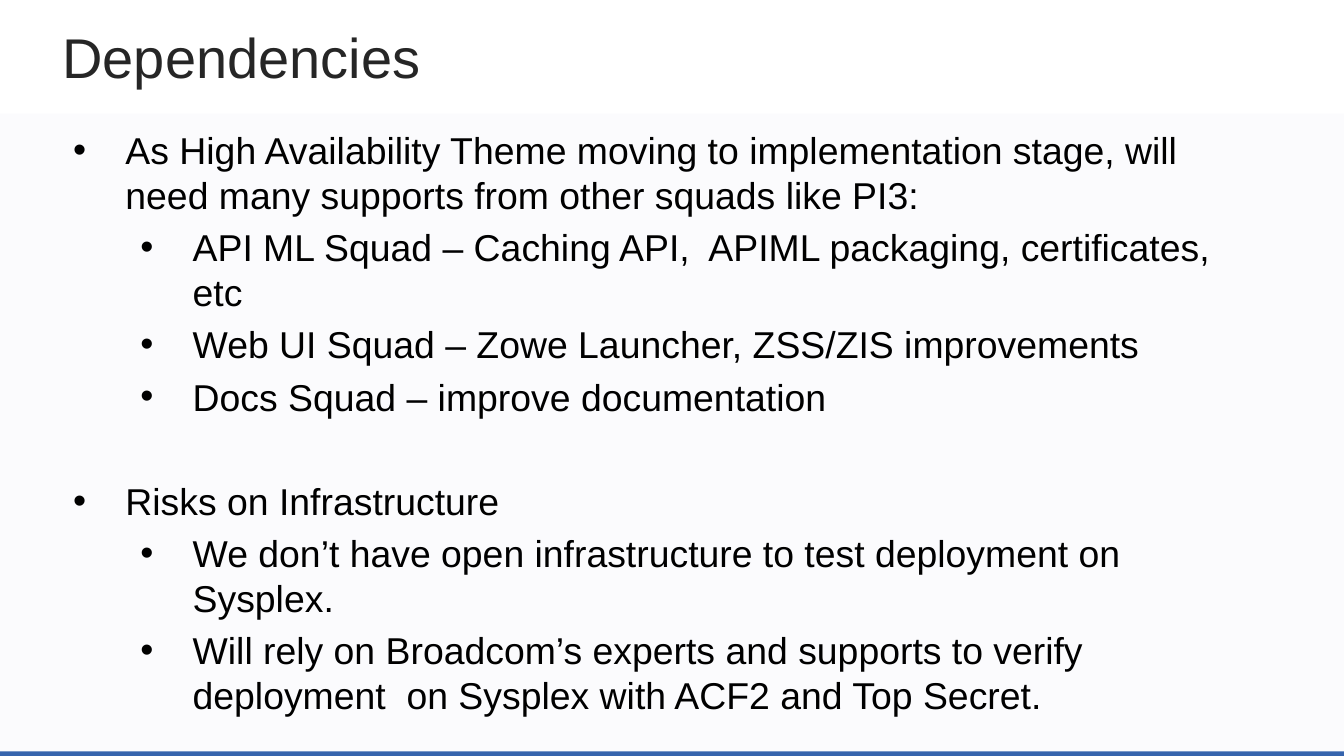
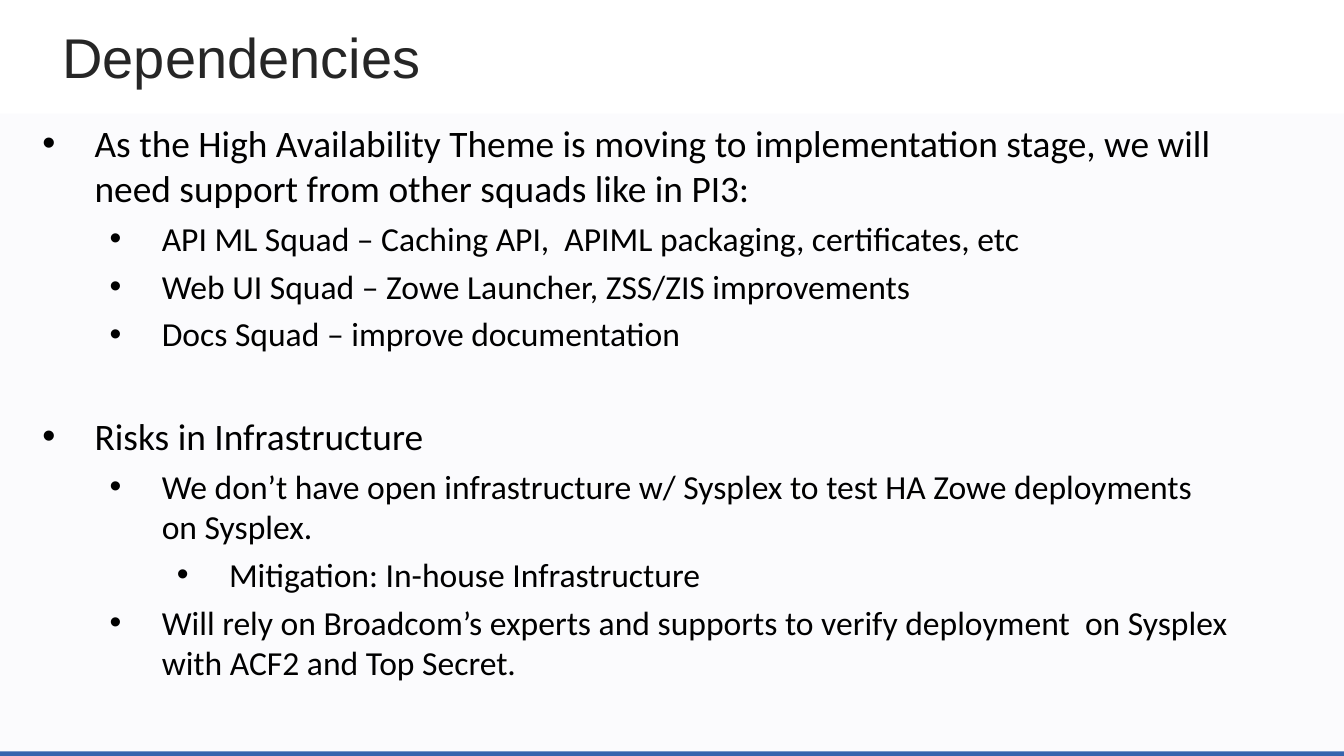
Before and after one commit to zowe/community, a slide deck: slide 12 of Project Management/PI Planning/20PI4 Planning/Zowe Community Squad Focus for 20PI4.pptx (slide 11 before the commit). Drawn at 1344x756 pixels with LibreOffice and Linux fonts; fonts in the diff are those of the drawing; background and template pictures are left out. Boxes give left, top, right and bottom in pixels: in the first picture for what was removed or moved away, otherwise in the second. Text is boxed around its words. In the diff, an @@ line names an element or a change of style, - is before the commit and + after.

Commit message:
update systems squad section

```diff
--- a/Project Management/PI Planning/20PI4 Planning/Zowe Community Squad Focus for 20PI4.pptx
+++ b/Project Management/PI Planning/20PI4 Planning/Zowe Community Squad Focus for 20PI4.pptx
@@ text "As the High Availability Theme ...": place and size @@
-text "As the High Availability Theme ..." at (125, 137, 1210, 717)
+text "As the High Availability Theme ..." at (95, 131, 1227, 681)
@@ text at (95, 131, 1210, 208): text changed; font Arial to Calibri @@
-• As High Availability Theme moving to implementation stage, will need many supports from other squads like PI3:
+• As the High Availability Theme is moving to implementation stage, we will need support from other squads like in PI3:
@@ text at (162, 227, 1227, 681): size 20 to 18 pt, font Arial to Calibri in "API ML Squad – Caching API, APIML ...", "Web UI Squad – Zowe Launcher, ZSS/ZIS ...", "Docs Squad – improve documentation", "Will rely on Broadcom’s experts and supports ..." @@
@@ text at (95, 424, 1192, 593): text changed; size 20 to 18 pt; font Arial to Calibri @@
-• Risks on Infrastructure
-  • We don’t have open infrastructure to test deployment on Sysplex.
+• Risks in Infrastructure
+  • We don’t have open infrastructure w/ Sysplex to test HA Zowe deployments on Sysplex.
+    • Mitigation: In-house Infrastructure
```
Also in this commit, not shown: 5 other slides changed, 2 slides added, 4 slides removed.
